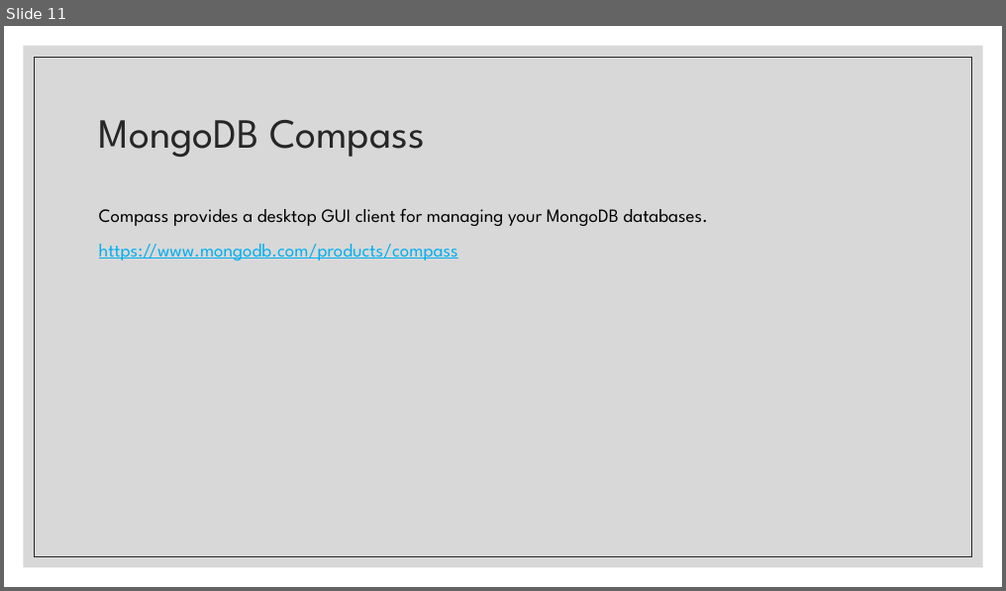
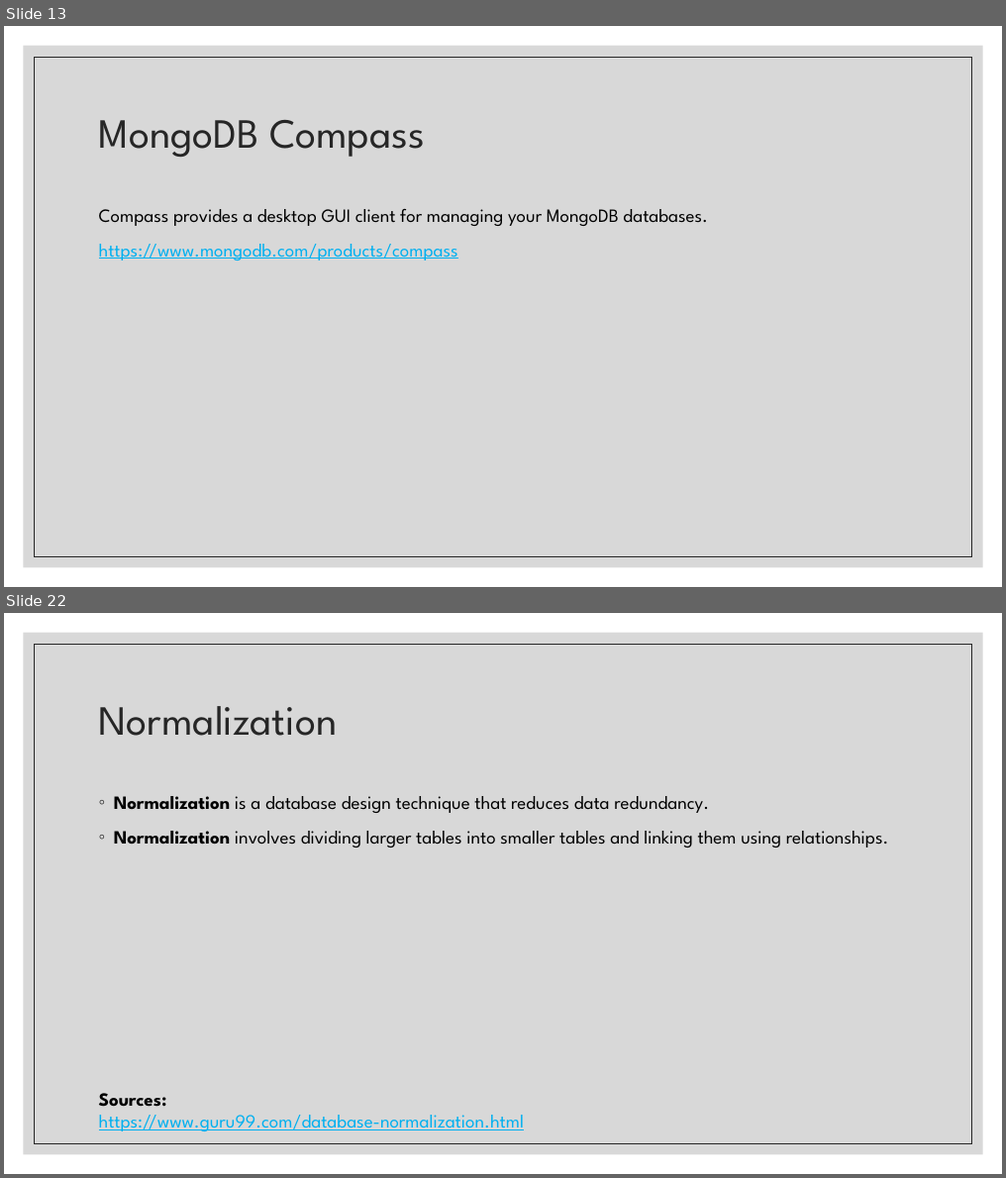
Before and after one commit to zackstotts/base-node-curriculum, a slide deck: unit_03/slides/01 Intro to MongoDB.pptx. Shown one above the other, each under a label of ours: slide 11 before the commit, slides 13 and 22 after it; the slides between them are not shown. The pictures are 1006x591 and 1006x1178 pixels, drawn with LibreOffice and Linux fonts; fonts in the diff are those of the drawing. Boxes give left, top, right and bottom in pixels: in the first picture for what was removed or moved away, otherwise in the second. Text is boxed around its words. In the diff, an @@ line names an element or a change of style, - is before the commit and + after.

```diff
--- a/unit_03/slides/01 Intro to MongoDB.pptx
+++ b/unit_03/slides/01 Intro to MongoDB.pptx
@@ slide 22 added at [4, 613, 1002, 1174], background #FFFFFF; not listed: 2 template elements that a slide beside it also shows @@
@@ title added at [99, 706, 338, 736], 40 pt, text #262626 @@
+Normalization
@@ text added at [114, 796, 889, 848], 18 pt, text #000000 @@
+◦ Normalization is a database design technique that reduces data redundancy.
+◦ Normalization involves dividing larger tables into smaller tables and linking them using relationships.
@@ text added at [99, 1093, 524, 1132], 18 pt, text #00B0F0, underline @@
+Sources:
+https://www.guru99.com/database-normalization.html
@@ what was slide 11 is now slide 13 @@
```
Also in this commit, not shown: 8 slides changed, 27 other slides added, 2 slides removed.
